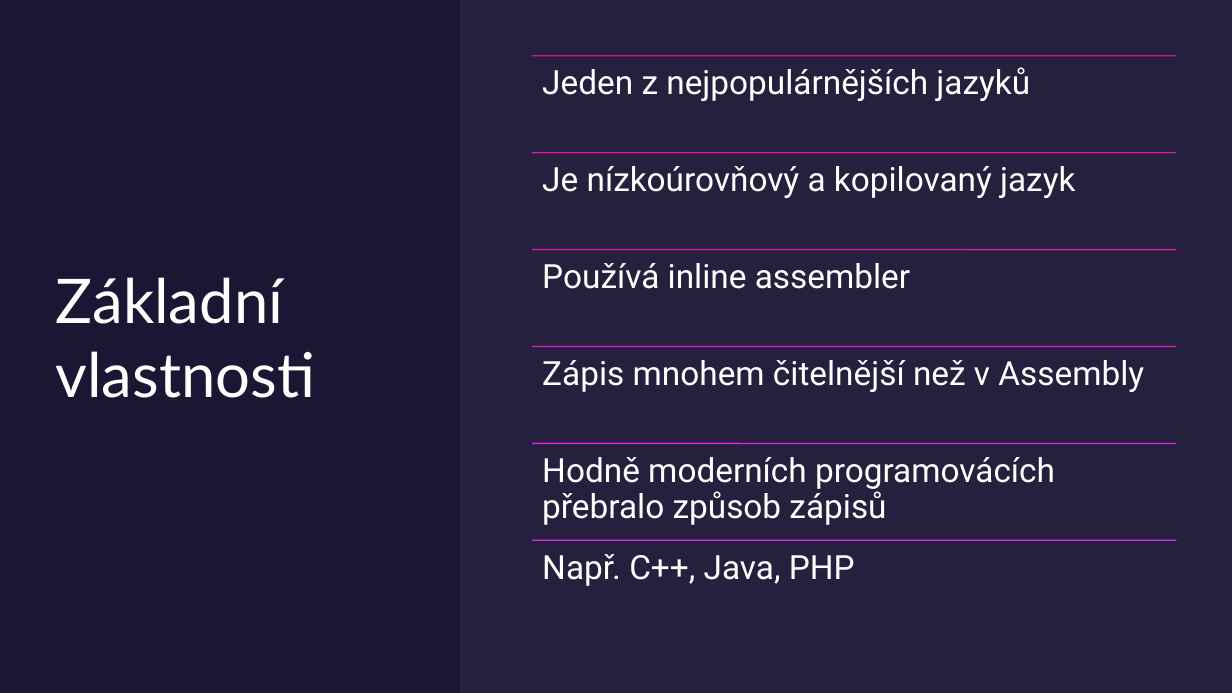
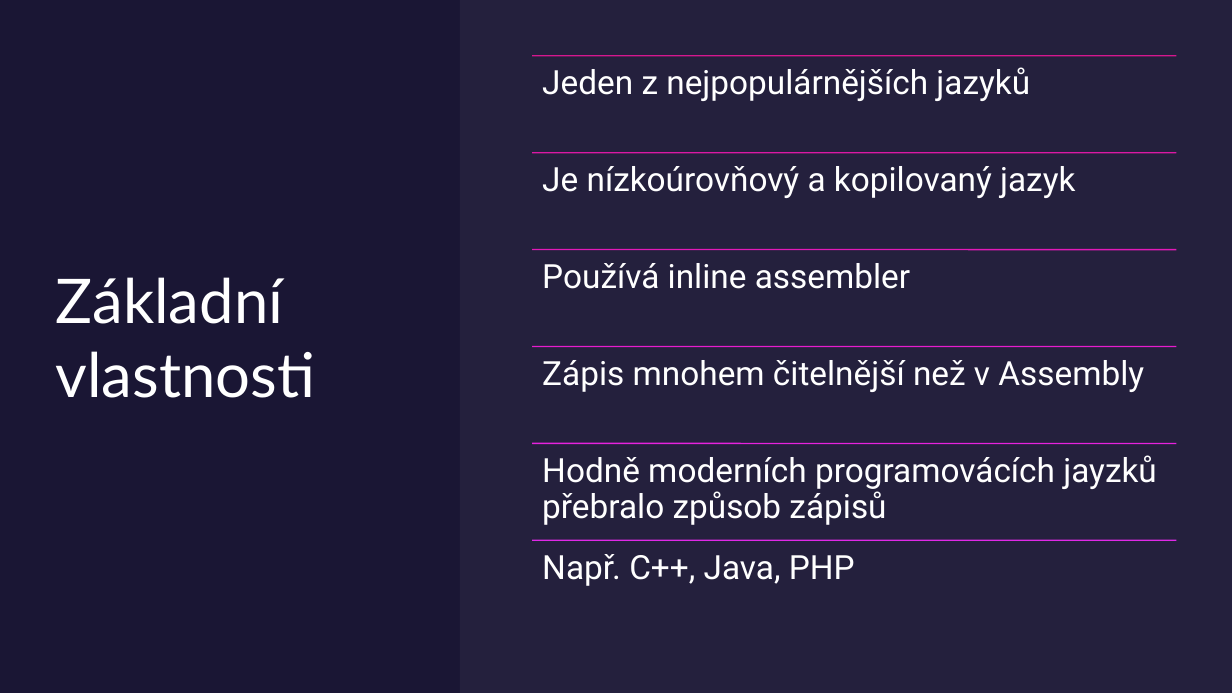
Before and after one commit to KokosHraje/C-VDAPrezentace, a slide deck: slide 2 of Programovací-jazyk-C.pptx. Drawn at 1232x693 pixels with LibreOffice and Linux fonts; fonts in the diff are those of the drawing. Boxes give left, top, right and bottom in pixels: in the first picture for what was removed or moved away, otherwise in the second. Text is boxed around its words. In the diff, an @@ line names an element or a change of style, - is before the commit and + after.

```diff
--- a/Programovací-jazyk-C.pptx
+++ b/Programovací-jazyk-C.pptx
@@ text at (542, 455, 1157, 525): text changed @@
-Hodně moderních programovácích přebralo způsob zápisů
+Hodně moderních programovácích jayzků přebralo způsob zápisů
```
Also in this commit, not shown: 3 other slides changed, 3 slides added, 2 other files.
